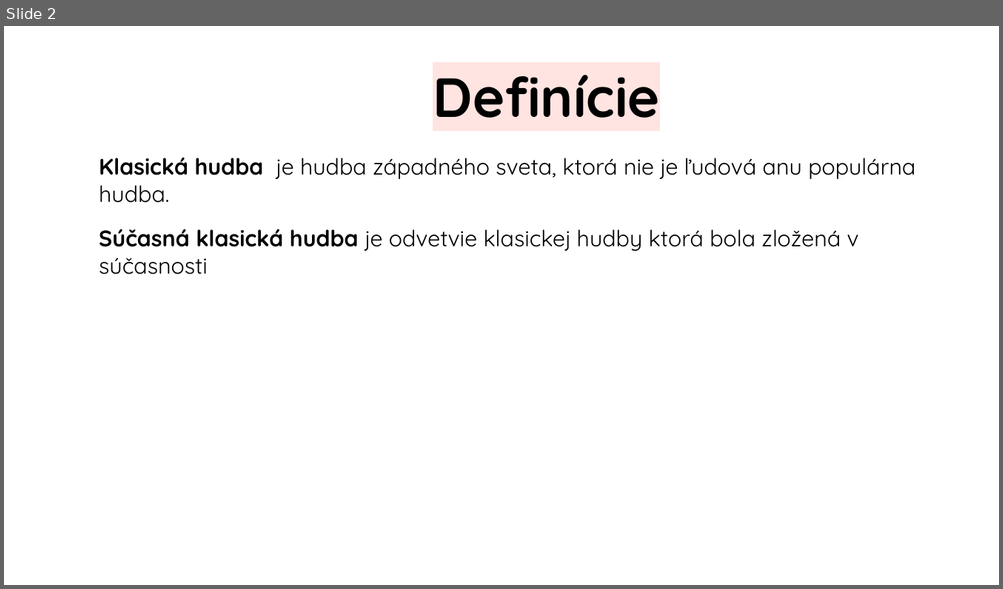
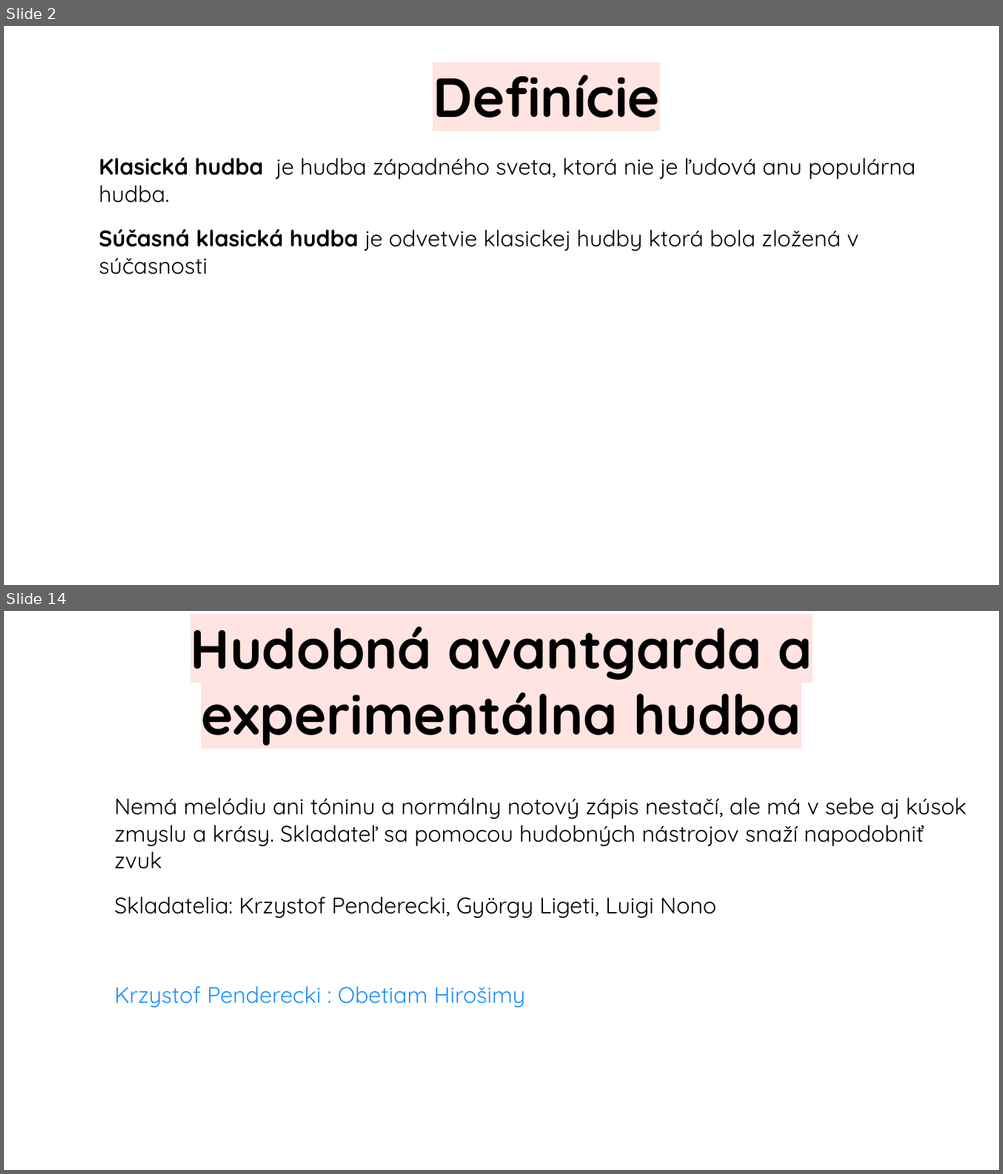
Before and after one commit to jenca-adam/skolskeveci, a slide deck: hudobna/sucasna-vazna-hudba/prezentazia.odp. Shown one above the other, each under a label of ours: slide 2 before the commit, slides 2 and 14 after it; the slides between them are not shown. The pictures are 1003x589 and 1003x1174 pixels, drawn with LibreOffice and Linux fonts; fonts in the diff are those of the drawing. Boxes give left, top, right and bottom in pixels: in the first picture for what was removed or moved away, otherwise in the second. Text is boxed around its words. In the diff, an @@ line names an element or a change of style, - is before the commit and + after.

```diff
--- a/hudobna/sucasna-vazna-hudba/prezentazia.odp
+++ b/hudobna/sucasna-vazna-hudba/prezentazia.odp
@@ slide 14 added at (4,611,999,1170), background #FFFFFF @@
@@ title added at (190,627,811,746), 44 pt, text #000000, bold @@
+Hudobná avantgarda a experimentálna hudba
@@ text added at (114,797,966,1008), 18 pt, text #000000 @@
+Nemá melódiu ani tóninu a normálny notový zápis nestačí, ale má v sebe aj kúsok zmyslu a krásy. Skladateľ sa pomocou hudobných nástrojov snaží napodobniť zvuk
+Skladatelia: Krzystof Penderecki, György Ligeti, Luigi Nono
+Krzystof Penderecki : Obetiam Hirošimy
```
Also in this commit, not shown: 3 slides changed, 10 other slides added, 13 other files.
